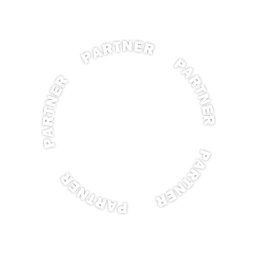
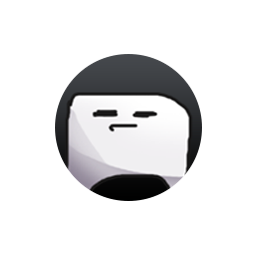
Two versions of the same layered image (256px x 256px). Layer-by-layer changes:
hid "PARTNER PARTNER PARTNER PARTNER PARTNER" over [42, 40, 215, 214]
hid "まーや" over [40, 90, 184, 215]
added layer "レイヤー 1" in group "グループ 1" over [64, 92, 193, 215]
showed "シェイプ 1 のコピー" over [55, 54, 202, 201]
